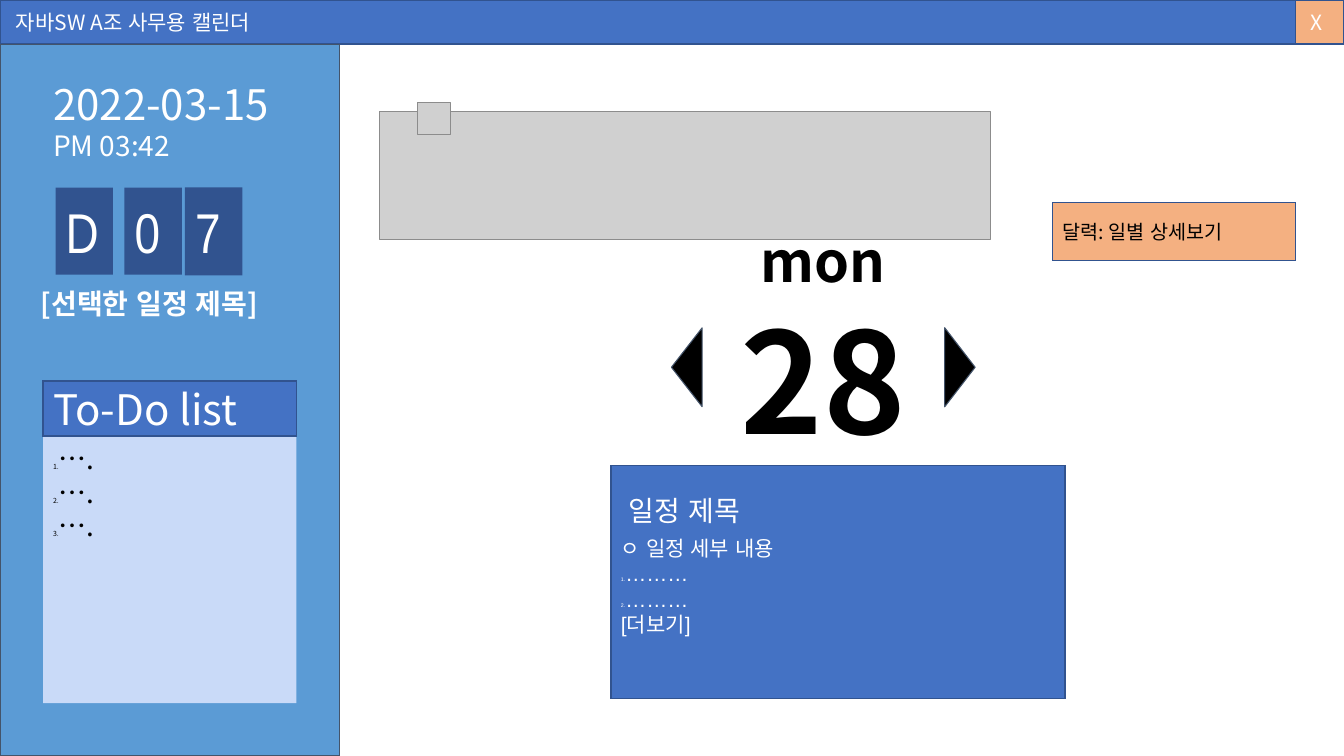
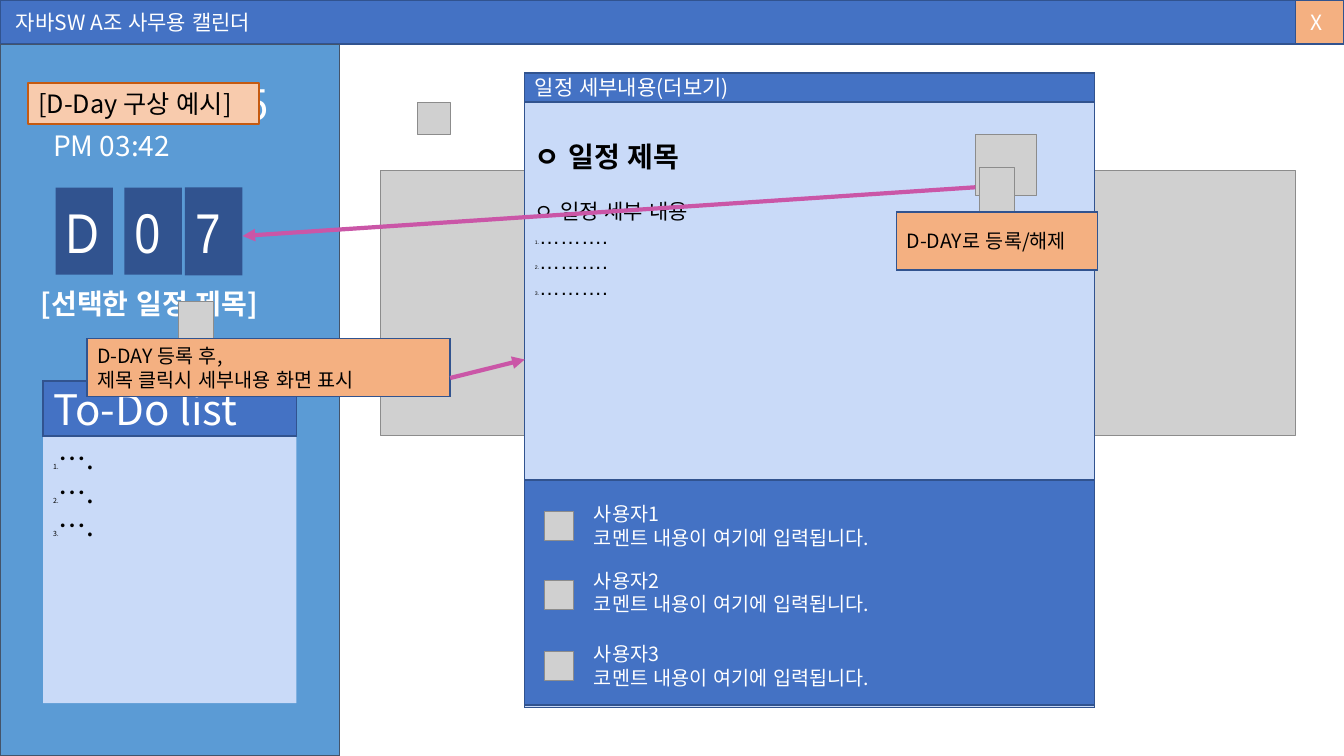
Before and after one commit to AtomicLiquors/java-calendar, a slide deck: slide 6 of 0.참고자료/지난 기획자료/(03.15)자바A조캘린더(수정-2).pptx (slide 7 before the commit). Drawn at 1344x756 pixels with LibreOffice and Linux fonts; fonts in the diff are those of the drawing; grey boxes stand for pictures; background and template pictures are left out. Boxes give left, top, right and bottom in pixels: in the first picture for what was removed or moved away, otherwise in the second. Text is boxed around its words. In the diff, an @@ line names an element or a change of style, - is before the commit and + after.

```diff
--- a/0.참고자료/지난 기획자료/(03.15)자바A조캘린더(수정-2).pptx
+++ b/0.참고자료/지난 기획자료/(03.15)자바A조캘린더(수정-2).pptx
@@ rectangle added at [28, 83, 259, 123], fill #F8CBAD, outline #C55A11 1.5 pt, 18 pt, text #000000 @@
+[D-Day 구상 예시]
@@ rectangle "ㅇ 일정 제목": place and size @@
-rectangle "ㅇ 일정 제목" at [611, 465, 1065, 698]
+rectangle "ㅇ 일정 제목" at [524, 84, 1094, 707]
@@ rectangle "ㅇ 일정 제목" at [524, 84, 1094, 707]: vertical alignment middle to top; fill #4472C4 to #C9DAF8 @@
@@ picture removed at [380, 111, 990, 240] @@
@@ text in rectangle at [535, 143, 680, 170]: text changed; font Noto Sans CJK KR to Arial; text colour #FFFFFF to #000000; bold on @@
-일정 제목
+ㅇ 일정 제목
@@ picture added at [975, 134, 1035, 195] @@
@@ picture added at [380, 170, 1296, 436] @@
@@ picture added at [980, 167, 1015, 212] @@
@@ arrow added from (975, 188) to (243, 236), #CA56A7 3 pt @@
@@ text in rectangle at [535, 201, 688, 221]: text colour #FFFFFF to #000000 in "ㅇ 일정 세부 내용" @@
@@ rectangle removed at [1053, 203, 1296, 260] @@
-달력: 일별 상세보기
@@ text removed at [741, 226, 906, 469] @@
-mon
-28
@@ rectangle added at [896, 212, 1098, 269], fill #F4B081, outline #31538F 1 pt, 14 pt, text #000000 @@
+D-DAY로 등록/해제
@@ picture added at [178, 301, 214, 346] @@
@@ triangle removed at [671, 328, 702, 406] @@
@@ triangle removed at [945, 328, 975, 406] @@
@@ rectangle added at [87, 339, 450, 396], fill #F4B081, outline #31538F 1 pt, 14 pt, text #000000 @@
+D-DAY 등록 후,
+제목 클릭시 세부내용 화면 표시
@@ arrow added from (450, 378) to (524, 359), #CA56A7 3 pt @@
@@ text in rectangle at [621, 615, 691, 636]: text changed; text colour #FFFFFF to #000000 @@
-1. ………
-2. ………
-[더보기]
+1. ……….
+2. ……….
+3. ……….
@@ group added at [524, 73, 1094, 705]: 3 pictures, 3 texts, 2 rectangles @@
+일정 세부내용(더보기)
+사용자1
+코멘트 내용이 여기에 입력됩니다.
+사용자2
+코멘트 내용이 여기에 입력됩니다.
+사용자3
+코멘트 내용이 여기에 입력됩니다.
```
Also in this commit, not shown: 6 other slides changed, 2 slides added, 1 slide removed, 4 other files.
